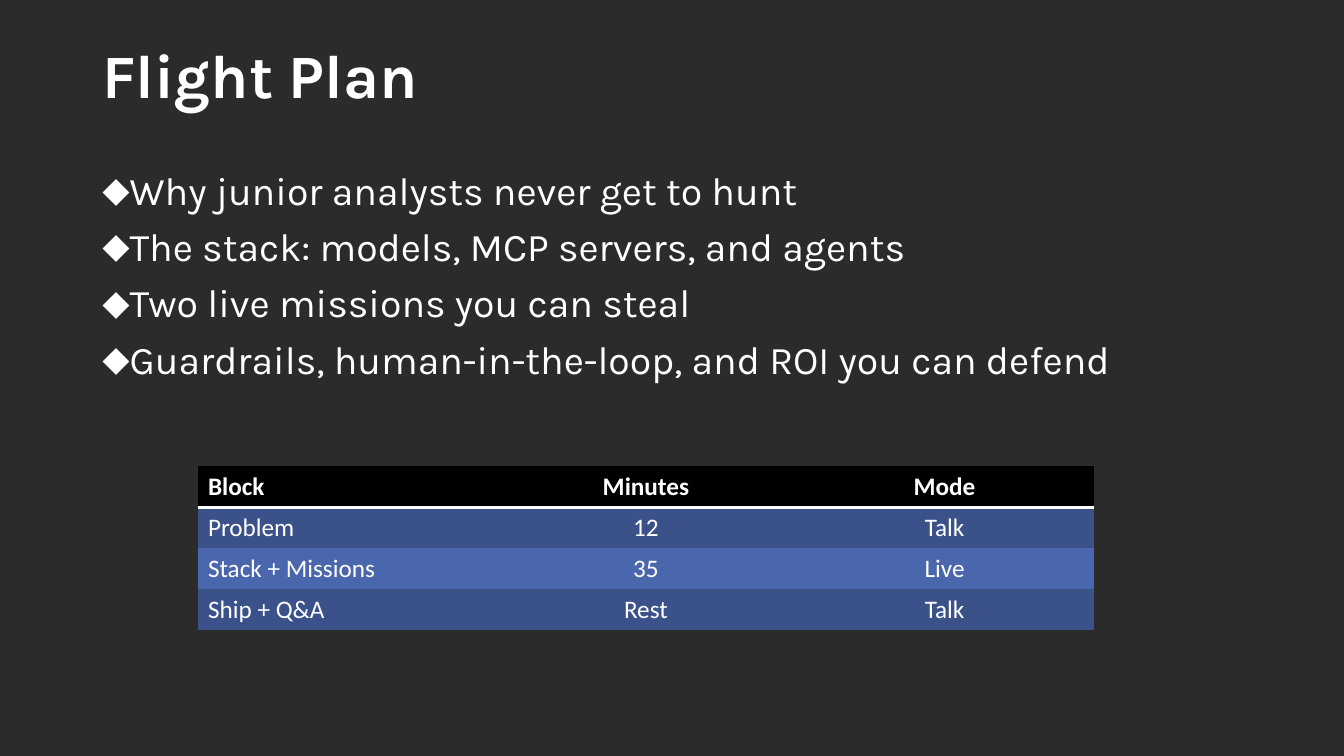
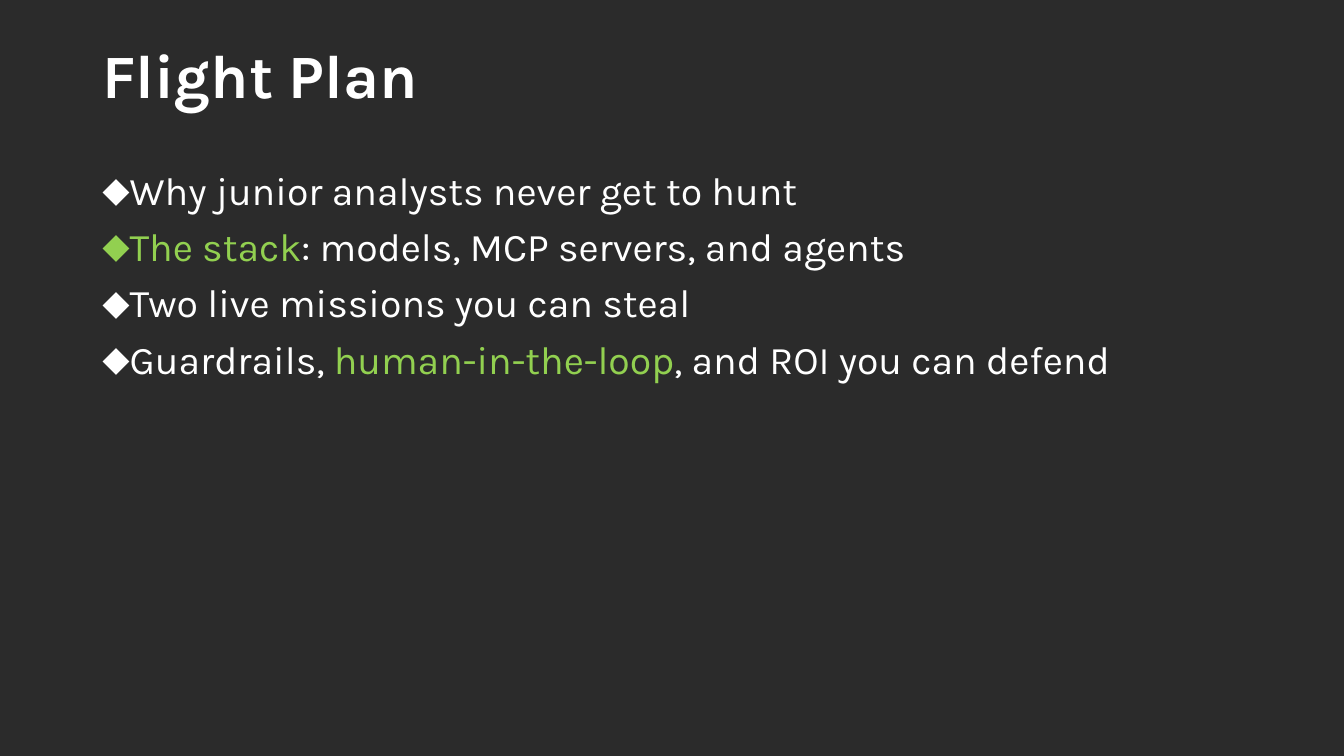
Before and after one commit to rod-trent/MMSMOA, a slide deck: slide 4 of SlideDecks/Empowering SOC Teams - MMS Midway 2026.pptx. Drawn at 1344x756 pixels with LibreOffice and Linux fonts; fonts in the diff are those of the drawing; background and template pictures are left out; a plain dark background stands for a picture behind light text. Boxes give left, top, right and bottom in pixels: in the first picture for what was removed or moved away, otherwise in the second. Text is boxed around its words. In the diff, an @@ line names an element or a change of style, - is before the commit and + after.

```diff
--- a/SlideDecks/Empowering SOC Teams - MMS Midway 2026.pptx
+++ b/SlideDecks/Empowering SOC Teams - MMS Midway 2026.pptx
@@ text at (130,234,1110,384): text colour #FFFFFF to #92D050 in "The stack:", "human-in-the-loop," @@
@@ table removed at (198,467,1093,630), 4 rows, 3 columns @@
-Block | Minutes | Mode
-Problem | 12 | Talk
-Stack + Missions | 35 | Live
-Ship + Q&A | Rest | Talk
```
Also in this commit, not shown: 14 other slides changed, 1 other file.
